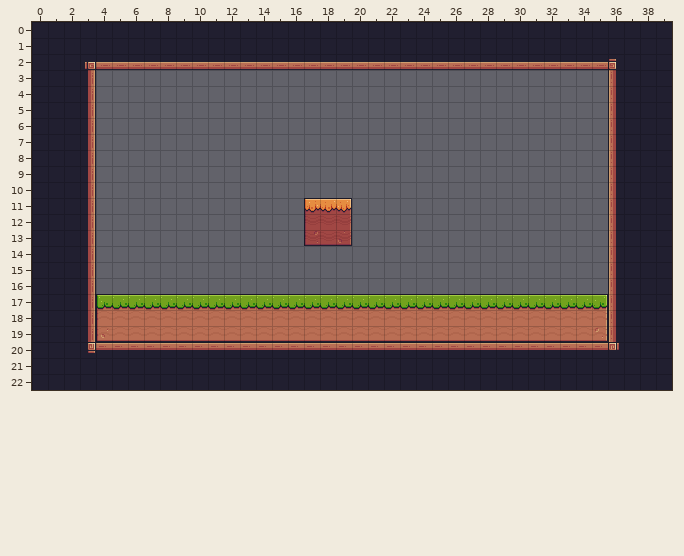
An edit to a level. Tiled map, assets/tiles/level_02.tmx. Above, as it was before the edit.
Cells are 16x16 px. Shown: x 0..39, y 0..22.
The result:
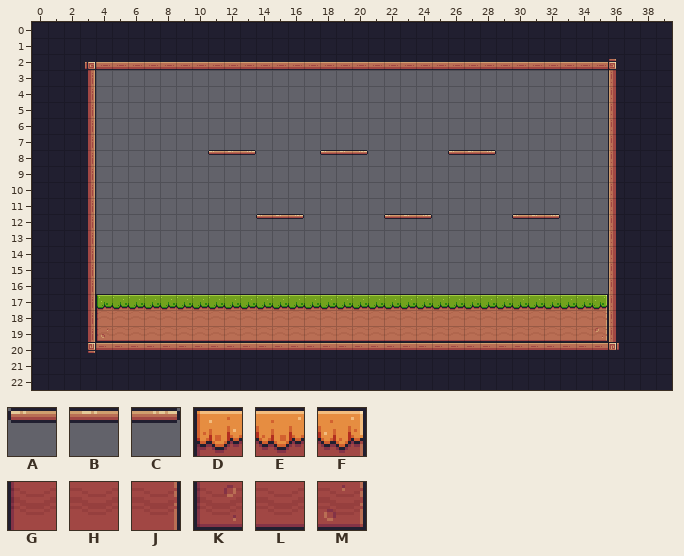
Key: from "pixel_adventure": A 39, B 40, C 41, D 94, E 95, F 96, G 116, H 117, J 118, K 138, L 139, M 140.
_ is an empty cell.
Changes in this commit:
Layer "Tile Layer 1":
The edit adds tile A in row 8 at x 11, 18 and 26; in row 12 at x 14, 22 and 30.
The edit adds tile B in row 8 at x 12, 19 and 27; in row 12 at x 15, 23 and 31.
The edit adds tile C in row 8 at x 13, 20 and 28; in row 12 at x 16, 24 and 32.
The edit erases tile D in row 11 at x 17.
The edit erases tile E in row 11 at x 18.
The edit erases tile F in row 11 at x 19.
The edit erases tile G in row 12 at x 17.
The edit erases tile H in row 12 at x 18.
The edit erases tile J in row 12 at x 19.
The edit erases tile K in row 13 at x 17.
The edit erases tile L in row 13 at x 18.
The edit erases tile M in row 13 at x 19.
